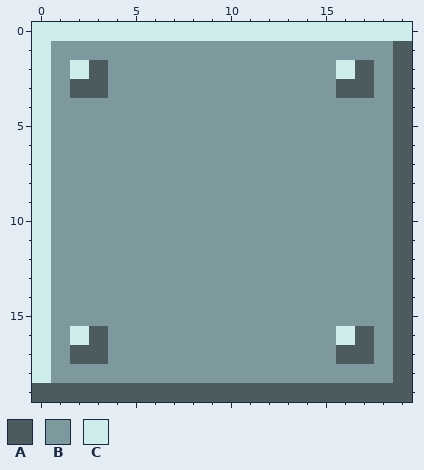
Edited in one commit: pixel-art sprite (images/boxBlue1.png). The picture above is the old version.
The file is 200x200 pixels, drawn in blocks of 10x10; one block is one cell here.
Palette (. is transparent): A #4b5b5e  B #7e999e  C #ceedea
Pixels before, first column x 0:
 0 CCCCCCCCCCCCCCCCCCCC
 1 CBBBBBBBBBBBBBBBBBBA
 2 CBCABBBBBBBBBBBBCABA
 3 CBAABBBBBBBBBBBBAABA
 4 CBBBBBBBBBBBBBBBBBBA
 5 CBBBBBBBBBBBBBBBBBBA
 6 CBBBBBBBBBBBBBBBBBBA
 7 CBBBBBBBBBBBBBBBBBBA
 8 CBBBBBBBBBBBBBBBBBBA
 9 CBBBBBBBBBBBBBBBBBBA
10 CBBBBBBBBBBBBBBBBBBA
11 CBBBBBBBBBBBBBBBBBBA
12 CBBBBBBBBBBBBBBBBBBA
13 CBBBBBBBBBBBBBBBBBBA
14 CBBBBBBBBBBBBBBBBBBA
15 CBBBBBBBBBBBBBBBBBBA
16 CBCABBBBBBBBBBBBCABA
17 CBAABBBBBBBBBBBBAABA
18 CBBBBBBBBBBBBBBBBBBA
19 AAAAAAAAAAAAAAAAAAAA
The same view after the edit:
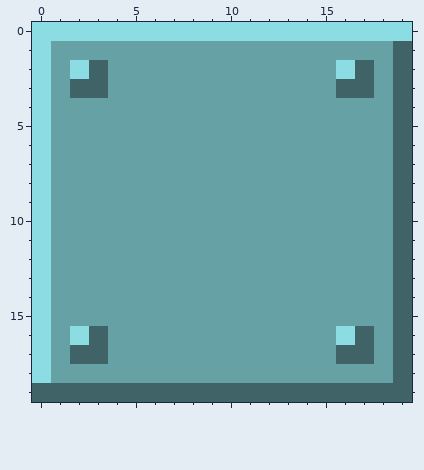
Difference:
colour A: #4b5b5e -> #3f6366
colour B: #7e999e -> #66a1a6
colour C: #ceedea -> #8bdce3
Changed places in both pictures, as pixel boxes (x1, y1, x2, y2):
changed: (32, 22, 412, 402)
